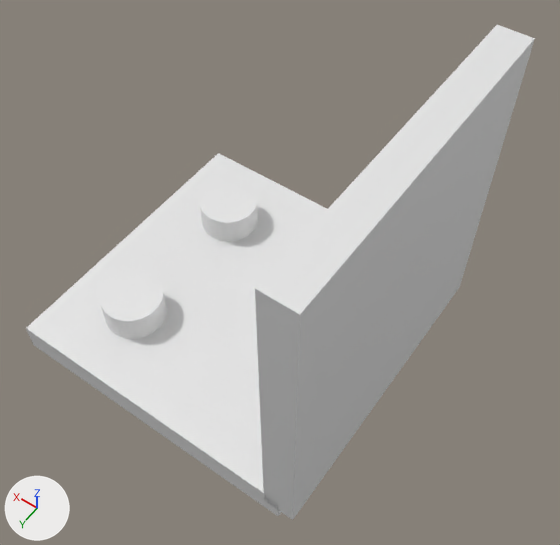
Two versions of the Blender file Assets/Groups/Group S/Models/raws/seat.blend, one commit apart.
Both versions are drawn from a 50 mm camera at (-0.981, 1.165, 2.134) aimed at (-0.182, 0.046, 0.375). Arrows for +X, +Y and +Z are at lower left; the lights stay in place.

Script lines for the objects in view, before the commit:
```python
me_cube = bpy.data.meshes.new('Cube')
me_cube.from_pydata(...)  # 26 vertices, 24 faces; spans x -0.5..0.5, y -0.5..0.5, z -0.05..0.05
me_cube.materials.append(mat_material)  # white #e7e7e7
me_cube_001 = bpy.data.meshes.new('Cube.001')
me_cube_001.from_pydata(...)  # a box spanning x -0.05..0.05, y -0.5..0.5, z -0.5..0.5
me_cube_001.materials.append(mat_material)  # white #e7e7e7
me_cylinder = bpy.data.meshes.new('Cylinder')
me_cylinder.from_pydata(...)  # a 32-sided cylinder along z spanning x -0.1..0.1, y -0.1..0.1, z -0.05..0.05
me_cylinder_001 = bpy.data.meshes.new('Cylinder.001')
me_cylinder_001.from_pydata(...)  # a 32-sided cylinder along z spanning x -0.1..0.1, y -0.1..0.1, z -0.05..0.05
ob_cube = bpy.data.objects.new('Cube', me_cube)
ob_cube.location = (0.0, 0.0, 0.0)
ob_cube_001 = bpy.data.objects.new('Cube.001', me_cube_001)
ob_cube_001.location = (-0.5, 0.0, 0.5)
ob_cylinder = bpy.data.objects.new('Cylinder', me_cylinder)
ob_cylinder.location = (0.25, -0.25, 0.1)
ob_cylinder_001 = bpy.data.objects.new('Cylinder.001', me_cylinder_001)
ob_cylinder_001.location = (0.25, 0.25, 0.1)
```
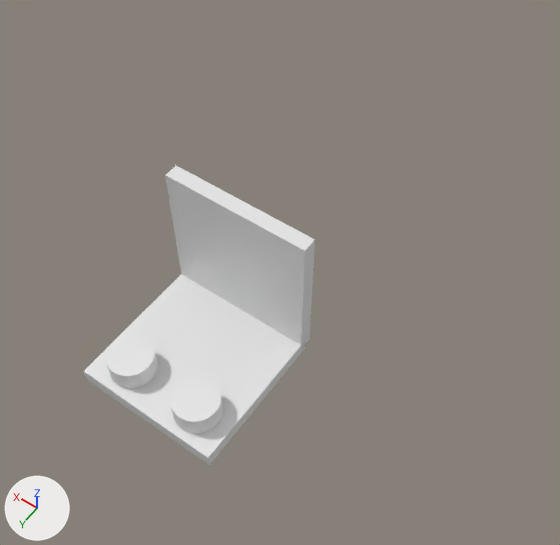
Location of each change, [x1, y1, x2, y2] in pixels of the pictures (560 x 545 px):
'Cube.001', mesh turned, moved
    before: [255, 24, 535, 520]
    after: [165, 166, 315, 348]
'Cube', mesh rescaled, moved
    before: [26, 153, 327, 516]
    after: [84, 274, 305, 465]
'Cylinder.001', mesh rescaled, moved (22% narrower, 20% shorter)
    before: [100, 270, 167, 339]
    after: [105, 334, 157, 389]
'Cylinder', mesh rescaled, moved (8% narrower, 6% shorter)
    before: [200, 181, 258, 242]
    after: [170, 377, 223, 434]

Diff of the bpy script that builds the scene:
```diff
--- a/Assets/Groups/Group S/Models/raws/seat.blend.py
+++ b/Assets/Groups/Group S/Models/raws/seat.blend.py
@@ me_cube @@
 me_cube.from_pydata(...)  # 26 vertices, 24 faces; spans x -0.5..0.5, y -0.5..0.5, z -0.05..0.05
 # used by ob_cube; location = (0.0, 0.0, 0.0)
+# me_cube part 1: the whole mesh is scaled about its middle by 0.5
 me_cube.materials.append(mat_material)
@@ me_cube_001 @@
 me_cube_001.from_pydata(...)  # 8 vertices, 6 faces; spans x -0.05..0.05, y -0.5..0.5, z -0.5..0.5
 # used by ob_cube_001; location = (-0.5, 0.0, 0.5)
+# me_cube_001 part 2: the whole mesh is turned 90 degrees about the z axis through its middle and scaled by 0.5
 me_cube_001.materials.append(mat_material)
@@ me_cylinder @@
 me_cylinder.from_pydata(...)  # 64 vertices, 34 faces; spans x -0.1..0.1, y -0.1..0.1, z -0.05..0.05
 # used by ob_cylinder; location = (0.25, -0.25, 0.1)
+# me_cylinder part 3: the whole mesh is scaled about its middle by 0.75
@@ me_cylinder_001 @@
 me_cylinder_001.from_pydata(...)  # 64 vertices, 34 faces; spans x -0.1..0.1, y -0.1..0.1, z -0.05..0.05
 # used by ob_cylinder_001; location = (0.25, 0.25, 0.1)
+# me_cylinder_001 part 4: the whole mesh is scaled about its middle by 0.75
@@ ob_cube @@
 ob_cube = bpy.data.objects.new('Cube', me_cube)
-ob_cube.location = (0.0, 0.0, 0.0)
+ob_cube.location = (0.0, 0.25, 0.0)
@@ ob_cube_001 @@
 ob_cube_001 = bpy.data.objects.new('Cube.001', me_cube_001)
-ob_cube_001.location = (-0.5, 0.0, 0.5)
+ob_cube_001.location = (0.0, 0.0, 0.25)
@@ ob_cylinder @@
 ob_cylinder = bpy.data.objects.new('Cylinder', me_cylinder)
-ob_cylinder.location = (0.25, -0.25, 0.1)
+ob_cylinder.location = (-0.13, 0.4, 0.065)
@@ ob_cylinder_001 @@
 ob_cylinder_001 = bpy.data.objects.new('Cylinder.001', me_cylinder_001)
-ob_cylinder_001.location = (0.25, 0.25, 0.1)
+ob_cylinder_001.location = (0.13, 0.4, 0.065)
```
